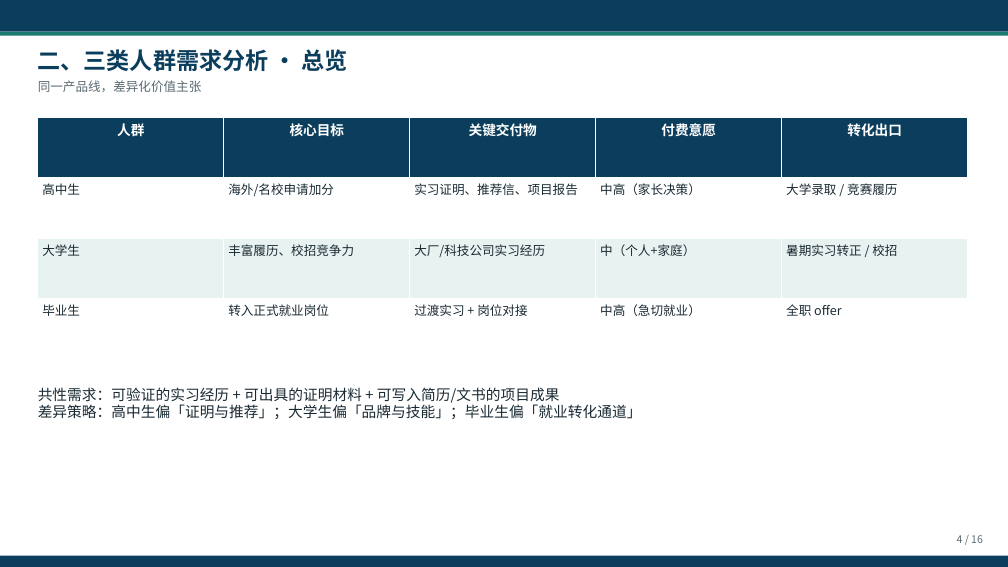
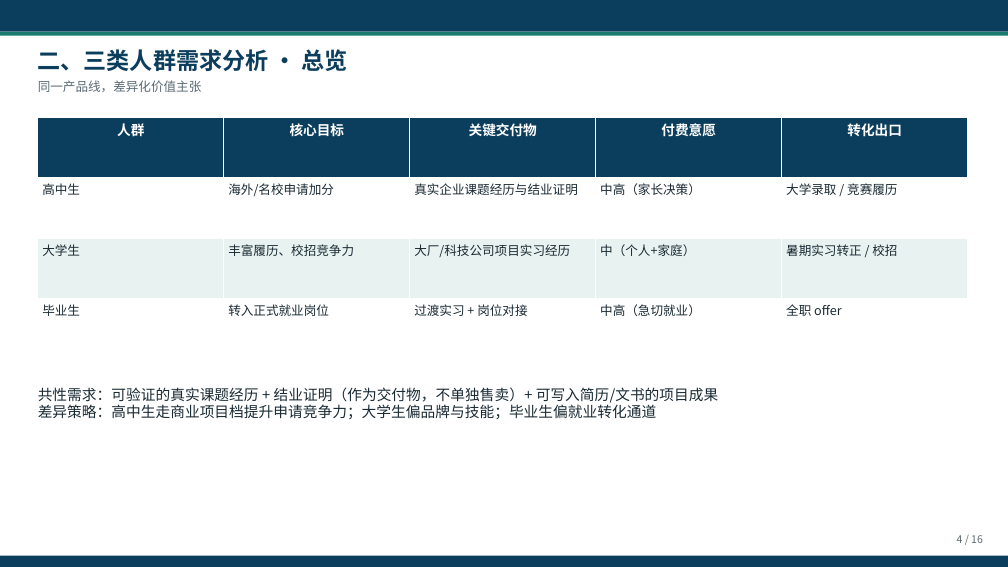
Before and after one commit to hujigang2010-maker/AIDEN, a slide deck: slide 4 of exports/学生实习赋能计划_可行性论证方案.pptx. Drawn at 1008x567 pixels with LibreOffice and Linux fonts; fonts in the diff are those of the drawing. Boxes give left, top, right and bottom in pixels: in the first picture for what was removed or moved away, otherwise in the second. Text is boxed around its words. In the diff, an @@ line names an element or a change of style, - is before the commit and + after.

```diff
--- a/exports/学生实习赋能计划_可行性论证方案.pptx
+++ b/exports/学生实习赋能计划_可行性论证方案.pptx
@@ table at [38, 117, 968, 359] @@
-row 2, column 3: 实习证明、推荐信、项目报告
+row 2, column 3: 真实企业课题经历与结业证明
-row 3, column 3: 大厂/科技公司实习经历
+row 3, column 3: 大厂/科技公司项目实习经历
@@ text at [38, 387, 719, 419]: text changed @@
-共性需求：可验证的实习经历 + 可出具的证明材料 + 可写入简历/文书的项目成果
-差异策略：高中生偏「证明与推荐」；大学生偏「品牌与技能」；毕业生偏「就业转化通道」
+共性需求：可验证的真实课题经历 + 结业证明（作为交付物，不单独售卖）+ 可写入简历/文书的项目成果
+差异策略：高中生走商业项目档提升申请竞争力；大学生偏品牌与技能；毕业生偏就业转化通道
```
Also in this commit, not shown: 11 other slides changed, 6 other files.
